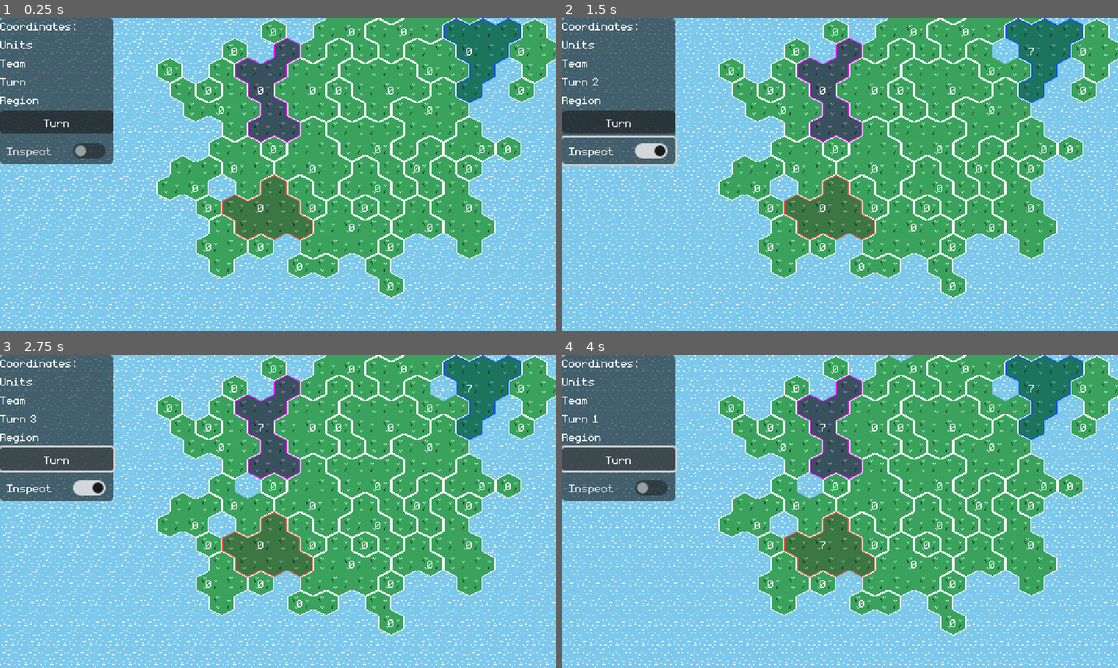
Above: before the commit, frames 1-4 (two rows, left to right).
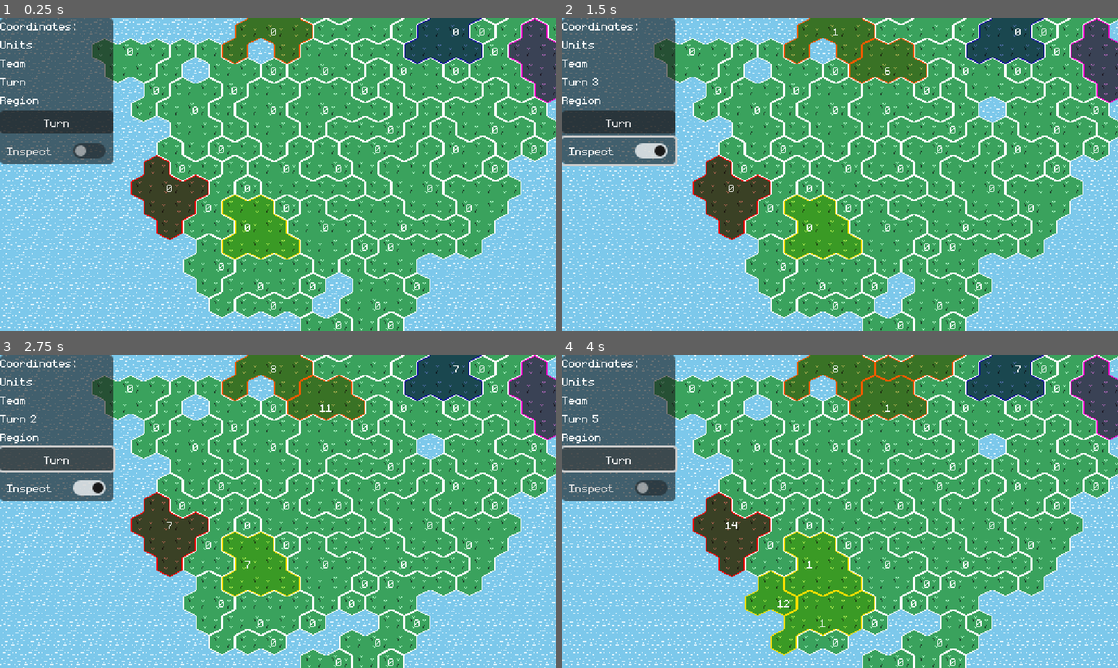
Above: after the commit, the same moments.

Repository: feored/LD54
Game: Godot game, scene res://scenes/main.tscn
Two runs of this game, one before a commit and one after it. Both use one fixed random seed, a clock stepped at 60 frames per second and the inputs below.
Inputs:
- Up to frame 1 (0.25 s): no input
- Up to frame 2 (1.5 s): click "Turn" at 0.5 s; click "Inspect" at 1.25 s
- Up to frame 3 (2.75 s): click "Turn" at 2 s
- Up to frame 4 (4 s): click "Inspect" at 2.75 s; click "Turn" at 3.5 s

The runs differ from the first frame. In frame 1, 32% of the frame differs, in the area x 16-100%, y 0-100%; in frame 2, 33%; in frame 3, 33%; in frame 4, 34%, in the area x 5-100%, y 0-100%.
Error after the commit: Invalid access to property or key '1' on a base object of type 'Dictionary'. (res://scenes/main.gd:105)

Commit message:
refactor teams

Diff:
--- a/constants.gd
+++ b/constants.gd
@@ -8,14 +8,26 @@
 const TILE_GRASS = 1
 const TILE_WATER = 0
 
-const BLENDING_MODULATE_ALPHA = 0.5
+const BLENDING_MODULATE_ALPHA = 0.6
 
 enum Layer { WATER, GRASS, P1, P2, P3 }
 const NO_TEAM = 0
-const TEAM_MAX_SIZE = 6
-const TEAM_COLORS = [0xffffffff, 0xff776eff, 0x6effff, 0xe803fcff]
+const REGION_MAX_SIZE = 6
+const TEAM_COLORS = [
+	0xffffffff,  # no team
+	0x180fbdff,  # blue
+	0xf78000ff,  # orange
+	0xfc03dbff,  # pink
+	0xffea00ff,  # yellow
+	0xff0000ff,  # red
+	0x0bfc03ff,  # green
+	0x696969ff,  # grey
+]
 
 const TURN_TIME = 0.25
+
+const MIN_TEAMS = 2  ## including player
+const MAX_TEAMS = 7
 
 const NEIGHBORS = [
 	TileSet.CELL_NEIGHBOR_RIGHT_SIDE,
--- a/scenes/main.gd
+++ b/scenes/main.gd
@@ -7,19 +7,29 @@
 @onready var regionLabel = $"%RegionLabel"
 
 var clicked_tile = null
-var turn = 0;
-var teams = [1, 2, 3];
-var inspect_mode = false;
+var teams = []
+var turn = 0
+var inspect_mode = false
+var player_team_index = 0
 
 var actions_history = []
-var bots = []
+var bots = {}
+
+
+func to_team_id(team_id):
+	return team_id + 1
 
 # Called when the node enters the scene tree for the first time.
 func _ready():
 	self.world.init_world()
-	for i in range(1,4):
-		self.bots.append(DumbBot.new(i))
-		self.world.add_team(i)
+	var teams_num = randi_range(Constants.MIN_TEAMS, Constants.MAX_TEAMS)
+	self.teams.append(to_team_id(0))
+	self.world.add_team(to_team_id(0))
+	for i in range(1, teams_num):
+		var team_id = to_team_id(i)
+		self.teams.append(team_id)
+		self.bots[team_id] = DumbBot.new(team_id)
+		self.world.add_team(team_id)
 
 
 # Called every frame. 'delta' is the elapsed time since the previous frame.
@@ -28,25 +38,68 @@
 
 func _input(event):
 	if event is InputEventMouseButton:
-		if event.button_index == MOUSE_BUTTON_LEFT and event.pressed:
-			# var new_tile = tile.new(global_pos_to_coords(event.position), 1)
-			# self.update_cell(new_tile)
-			var coords_clicked = world.global_pos_to_coords(event.position)
-			if world.tiles.has(coords_clicked):
-				on_tile_clicked(world.tiles[coords_clicked])
-		if event.button_index == MOUSE_BUTTON_RIGHT and event.pressed:
-			# var new_tile = tile.new(global_pos_to_coords(event.position), 1, 0)
-			world.set_cell(1, world.global_pos_to_coords(event.position), -1, Vector2i(0,0), 0)
-			# self.update_cell(new_tile)
+		var coords_clicked = world.global_pos_to_coords(event.position)
+		if world.tiles.has(coords_clicked):
+			if event.button_index == MOUSE_BUTTON_LEFT and event.pressed:
+				# var new_tile = tile.new(global_pos_to_coords(event.position), 1)
+				# self.update_cell(new_tile)
+
+					on_tile_clicked(world.tiles[coords_clicked])
+			if event.button_index == MOUSE_BUTTON_RIGHT and event.pressed:
+				world.set_cell(1, world.global_pos_to_coords(event.position), -1, Vector2i(0,0), 0)
+				var region_clicked = world.tiles[coords_clicked].region
+				world.delete_cell(coords_clicked)
+				world.recalculate_region(region_clicked)
 
 func _on_turn_button_pressed():
 	next_turn()
-
-	bots_play()
-	await get_tree().create_timer(Constants.TURN_TIME).timeout
-	generate_units(self.teams[self.turn])
+	check_win_condition()
+	generate_units(teams[self.turn])
 	update_display()
 	world.generate_disaster()
+	if (self.turn != self.player_team_index):
+		await get_tree().create_timer(Constants.TURN_TIME).timeout
+		bots_play()
+		await get_tree().create_timer(Constants.TURN_TIME).timeout
+		_on_turn_button_pressed()
+
+func check_win_condition():
+	var teams_alive = get_teams_alive()
+	check_last_team_alive(teams_alive)
+	check_teams_on_islands(teams_alive)
+
+func check_last_team_alive(teams_alive):
+	if teams_alive.size() == 1:
+		print("Player " + str(teams_alive[0]) + " won!")
+
+func check_teams_on_islands(teams_alive):
+	var all_teams_on_islands = true
+	for region in self.world.regions:
+		for neighbor_region in self.world.adjacent_regions(region):
+			if world.regions[region].team != world.regions[neighbor_region].team:
+				all_teams_on_islands = false
+				break
+	if all_teams_on_islands:
+		var units_per_team = {}
+		var winner = teams_alive[0]
+		var winning_units = 0
+		for team in teams_alive:
+			units_per_team[team] = 0
+			for region in self.world.regions:
+				if region.team == team:
+					units_per_team[team] += region.units
+			if units_per_team[team] > winning_units:
+				winner = team
+				winning_units = units_per_team[team]
+		print("No more possible moves! ", winner, " won with", winning_units, " !")
+		get_tree().quit()
+
+func get_teams_alive():
+	var teams_alive = []
+	for team in teams:
+		if regions_left(team):
+			teams_alive.append(team)
+	return teams_alive
 
 func bots_play():
 	var bot_action = self.bots[self.turn].play_turn(self.world)
@@ -61,10 +114,11 @@
 		clicked_tile = new_clicked_tile;
 		update_display()
 		return
-	var current_team = self.teams[self.turn]
-	if (clicked_tile != null and clicked_tile.team == current_team):
-		self.world.move_units(clicked_tile, new_clicked_tile)
-	clicked_tile = new_clicked_tile
+	if (self.turn == self.player_team_index and clicked_tile != null and clicked_tile.team == self.teams[player_team_index]):
+		self.world.move_units(clicked_tile.region, new_clicked_tile.region)
+		clicked_tile = null
+	else:
+		clicked_tile = new_clicked_tile
 	update_display()
 
 
@@ -73,15 +127,17 @@
 		coordsLabel.text = str(clicked_tile.coords)
 		teamLabel.text = str(clicked_tile.team)
 		regionLabel.text = str(clicked_tile.region)
-	turnLabel.text = str(self.teams[self.turn])
+	turnLabel.text = str(teams[self.turn])
 
 func next_turn():
 	self.turn = (self.turn + 1) % (self.teams.size())
+	if not regions_left(self.teams[self.turn]):
+		next_turn()
 
 
-func tiles_left(team):
-	for coord in world.tiles:
-		if (world.tiles[coord].team == team):
+func regions_left(team):
+	for region in world.regions:
+		if world.regions[region].team == team:
 			return true
 	return false
 
--- a/utils.gd
+++ b/utils.gd
@@ -40,3 +40,19 @@
 func pick_random_tile(tiles_dict):
 	var keys = tiles_dict.keys()
 	return tiles_dict[keys[randi() % keys.size()]]
+
+func pick_tile_to_sink(tiles: Array):
+	tiles.sort_custom(func(a,b): return distance_from_center(a) - \
+		distance_from_center(b) < 0)
+	var n = tiles.size()
+	var total = n*(n-1)/2
+	var random = [randi() % total, randi() % total].max()
+	var running_total = 0
+	for i in range(n):
+		running_total += i
+		if running_total >= random:
+			return tiles[i]
+
+func distance_from_center(tile):
+	return abs(tile.coords.x - Constants.WORLD_CENTER.x) + \
+		abs(tile.coords.y - Constants.WORLD_CENTER.y)
--- a/world/gen.gd
+++ b/world/gen.gd
@@ -26,13 +26,14 @@
 
 
 func init_world():
+	print("World center", Constants.WORLD_CENTER)
 	tile_water()
 	generate_island()
 
 
 func generate_island():
 	const n_tiles_max = Constants.WORLD_BOUNDS.x * Constants.WORLD_BOUNDS.y * 4
-	const n_tiles_target = round(n_tiles_max * 0.25)
+	const n_tiles_target = round(n_tiles_max * 0.4)
 	spawn_cell(Constants.WORLD_CENTER, Constants.NO_TEAM)
 	var used_cells_coords = self.tiles.keys()
 	while ((used_cells_coords.size() < n_tiles_target)):
@@ -51,10 +52,9 @@
 
 	while tiles_shuffled.size() > 0:
 		var start = tiles_shuffled.pop_back()
-		self.tiles[start].set_region(current_region)
 		regions[current_region] = create_region(current_region)
-		regions[current_region].add_tile(start, self.tiles[start])
-		for i in range(Constants.TEAM_MAX_SIZE):
+		add_tile_to_region(start, current_region)
+		for i in range(Constants.REGION_MAX_SIZE):
 			var random_in_region = regions[current_region].random_in_region()
 			var neighbor_dirs = Constants.NEIGHBORS.duplicate()
 			neighbor_dirs.shuffle();
@@ -63,14 +63,17 @@
 				var neighbor = self.get_neighbor_cell(random_in_region, neighbor_dir)
 				if (self.tiles.has(neighbor) and self.tiles[neighbor].region == Constants.NO_REGION):
 					tiles_shuffled.erase(neighbor)
-					self.tiles[neighbor].set_region(current_region)
-					regions[current_region].add_tile(neighbor, self.tiles[neighbor])
+					add_tile_to_region(neighbor, current_region)
 					expanded = true
 					break
 			if not expanded:
 				break
 		region_update_label(regions[current_region])
 		current_region += 1
+
+func add_tile_to_region(tile_coords, region):
+	self.tiles[tile_coords].set_region(region)
+	regions[region].add_tile(tile_coords, self.tiles[tile_coords])
 
 func create_region(id: int):
 	var region = Region.new(id)
@@ -131,14 +134,51 @@
 	return total
 
 func delete_cell(coords: Vector2i):
+	self.regions[self.tiles[coords].region].tiles.erase(coords)
 	self.tiles[coords].queue_free()
 	self.tiles.erase(coords)
 
-
+func recalculate_region(region: int):
+	var region_tiles = self.regions[region].tiles.keys()
+	if (region_tiles.size() == 0):
+		self.regions[region].delete()
+		self.regions.erase(region)
+		return
+	self.regions[region].reset_tiles()
+	for tile_coords in region_tiles:
+		self.tiles[tile_coords].set_region(Constants.NO_REGION)
+	var region_to_expand = region
+	while (region_tiles.size() > 0):
+		expand_single_region_from_coords(region_to_expand, region_tiles)
+		if (region_tiles.size() > 0):
+			region_to_expand = self.regions.keys().max() + 1
+			self.regions[region_to_expand] = create_region(region_to_expand)
+	self.apply_borders()
+
+func expand_single_region_from_coords(region: int, region_tiles: Array):
+	var new_center = region_tiles.pop_back()
+	add_tile_to_region(new_center, region)
+	var added = true
+	while added:
+		added = false
+		for tile_coords in region_tiles:
+			for neighbor in self.get_surrounding_cells(tile_coords):
+				if (self.tiles.has(neighbor) and self.tiles[neighbor].region == region):
+					add_tile_to_region(tile_coords, region)
+					added = true
+					region_tiles.erase(tile_coords)
+					break
+			if added:
+				break
+	region_update_label(self.regions[region])
 
 func generate_disaster():
 	# only sinking tiles for now
-	delete_cell(Utils.pick_random_tile(self.tiles).coords)
+	var deleted_cell = Utils.pick_tile_to_sink(self.tiles.values())
+	print("Deleting cell at", deleted_cell.coords, " with distance ", Utils.distance_from_center(deleted_cell))
+	var deleted_cell_region = deleted_cell.region
+	delete_cell(deleted_cell.coords)
+	recalculate_region(deleted_cell_region)
 
 func move_units(region_from : int, region_to: int):
 	if not self.regions.has(region_from):
@@ -149,6 +189,10 @@
 		return
 	if self.regions[region_from].units <= 1:
 		print("Error: not enough units to move:", regions[region_from].units)
+		return
+	if not region_to in self.adjacent_regions(region_from):
+		print("Error: regions are not adjacent")
+		return
 	var moved_units = regions[region_from].units - 1
 	if regions[region_from].team == regions[region_to].team:
 		regions[region_from].set_units(1)
--- a/world/region.gd
+++ b/world/region.gd
@@ -62,3 +62,12 @@
 			closest_tile = t
 			closest_distance = distance
 	return closest_tile.coords
+
+
+func select_region(show: bool):
+	for t in self.tiles.values():
+		t.select_tile(show)
+
+
+func reset_tiles():
+	self.tiles.clear()
--- a/world/tile.gd
+++ b/world/tile.gd
@@ -17,6 +17,7 @@
 var init_position: Vector2 = Vector2(0, 0)
 var borders = Constants.NO_BORDERS.duplicate()
 var region: int = Constants.NO_REGION
+var tween = null
 
 func init_cell(
 	init_coords: Vector2,
@@ -59,3 +60,10 @@
 func set_region(new_region):
 	self.region = new_region
 	self.update_cell()
+
+func set_selected(selected: bool):
+	if selected:
+		self.tween = create_tween().bind_node(self).set_trans(Tween.TRANS_ELASTIC).set_loops()
+		self.tween.tween_property($Sprite, "modulate", Color.WHITE, 1)
+	else:
+		self.tween.kill()
Not shown, added: export_presets.cfg
